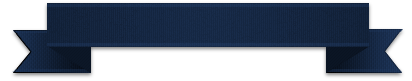
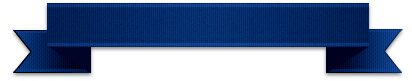
Layer changes from the first 412x81 image to the second:
painted on "flap copy" over [12, 3, 403, 73]
